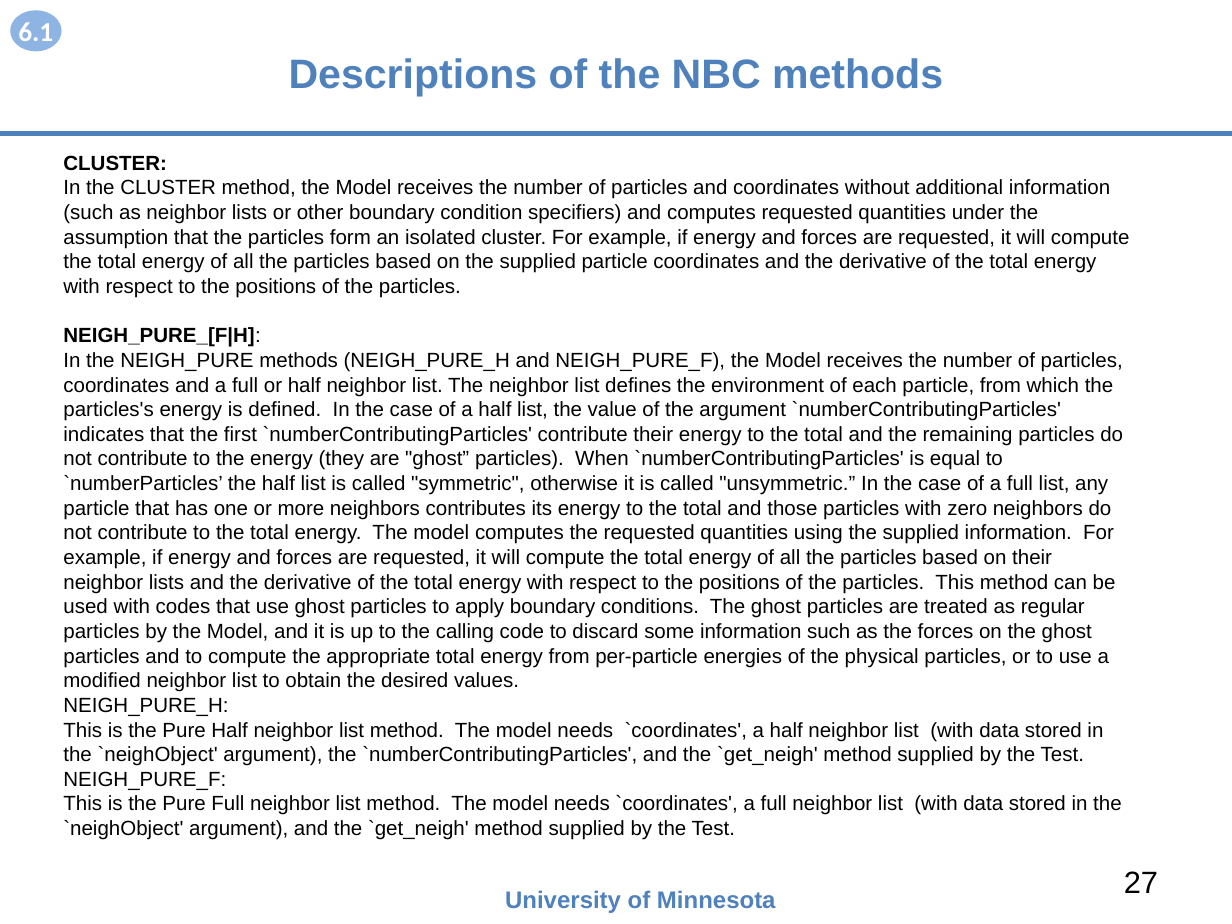
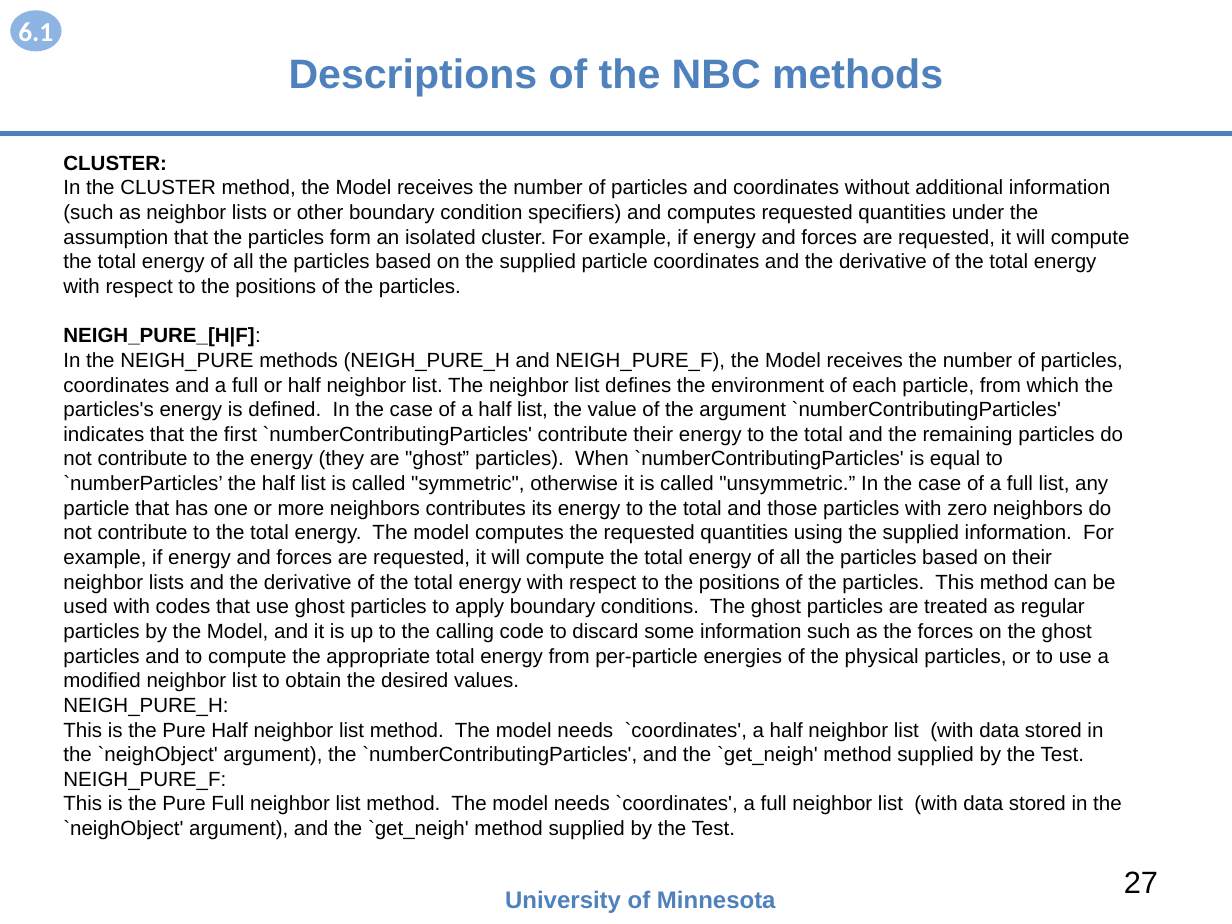
Before and after one commit to openkim/kim-api, a slide deck: slide 27 of DOCs/openkim-api-introduction.pptx. Drawn at 1232x924 pixels with LibreOffice and Linux fonts; fonts in the diff are those of the drawing. Boxes give left, top, right and bottom in pixels: in the first picture for what was removed or moved away, otherwise in the second. Text is boxed around its words. In the diff, an @@ line names an element or a change of style, - is before the commit and + after.

```diff
--- a/DOCs/openkim-api-introduction.pptx
+++ b/DOCs/openkim-api-introduction.pptx
@@ text at bbox=[63, 327, 260, 347]: text changed @@
-NEIGH_PURE_[F|H]:
+NEIGH_PURE_[H|F]:
```
Also in this commit, not shown: 7 other slides changed, 1 slide added, 1 other file.
